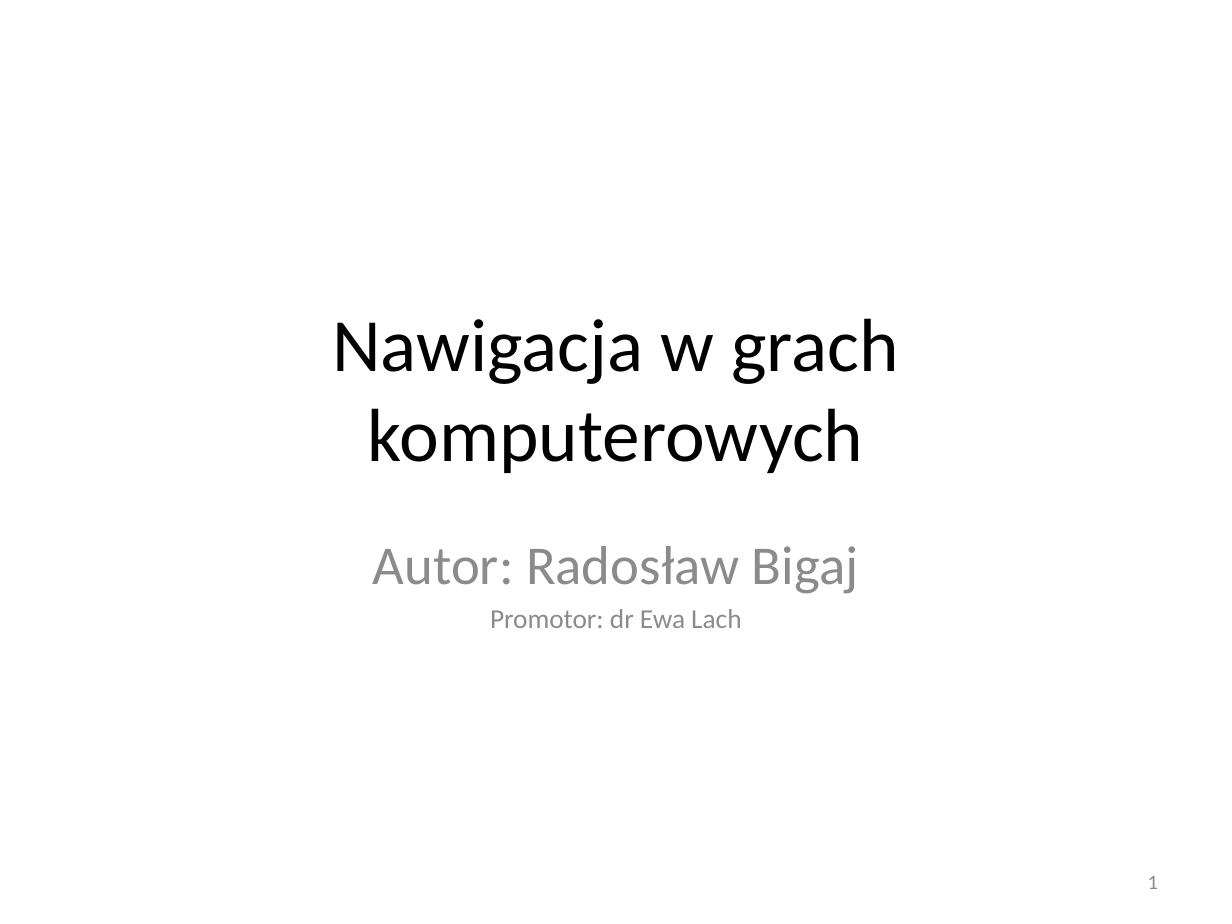
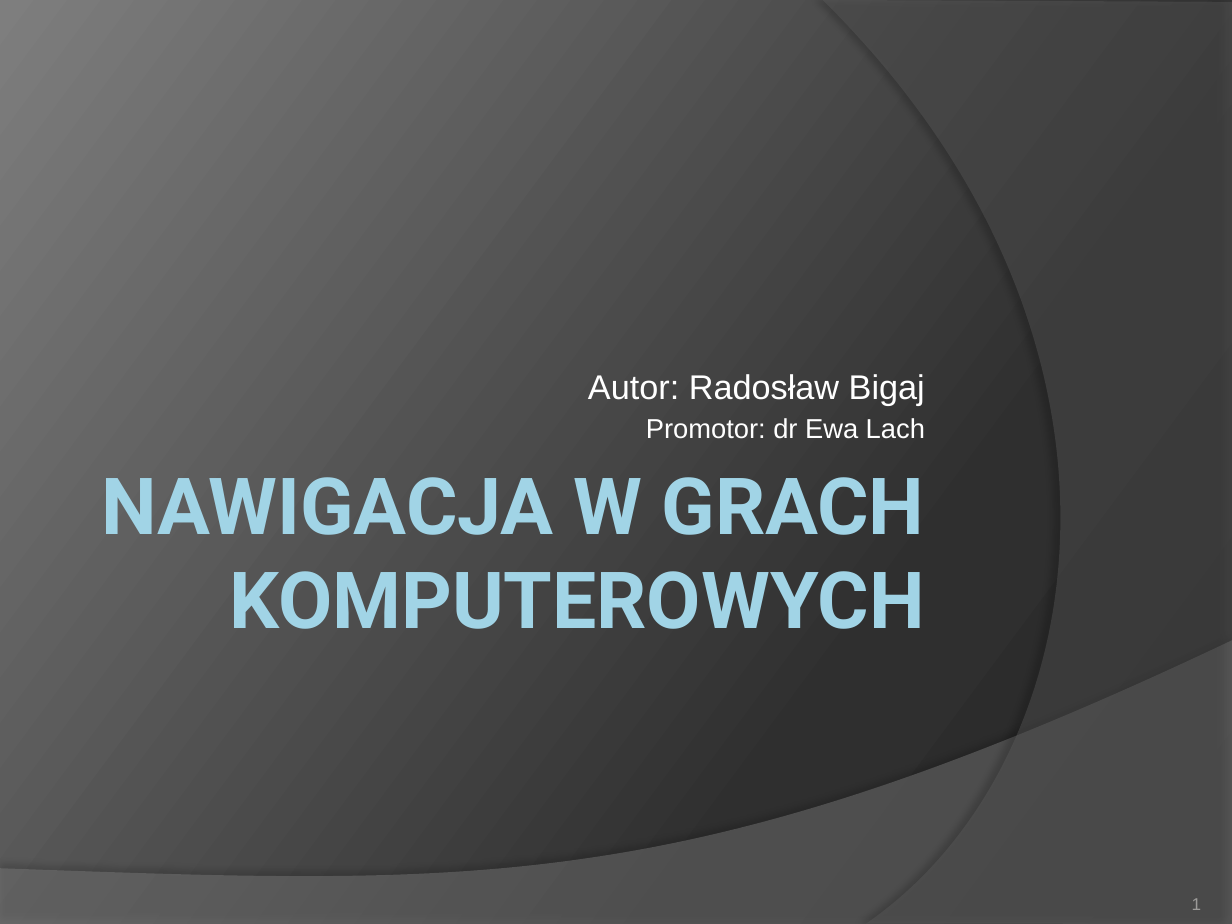
Before and after one commit to sskullgra/Character-Navigation, a slide deck: slide 1 of Nawigacja w grach komputerowych.pptx. Drawn at 1232x924 pixels with LibreOffice and Linux fonts; fonts in the diff are those of the drawing. Boxes give left, top, right and bottom in pixels: in the first picture for what was removed or moved away, otherwise in the second. Text is boxed around its words. In the diff, an @@ line names an element or a change of style, - is before the commit and + after.

```diff
--- a/Nawigacja w grach komputerowych.pptx
+++ b/Nawigacja w grach komputerowych.pptx
@@ background #FFFFFF to gradient #282828 to #2F2F2F to #7E7E7E @@
@@ freeform shape added at <box>823,0,1232,924</box>, fill #5E5E5E at 40% opacity @@
@@ subtitle "Autor: Radosław Bigaj": place and size @@
-subtitle "Autor: Radosław Bigaj" at <box>373,546,858,628</box>
+subtitle "Autor: Radosław Bigaj" at <box>588,374,925,439</box>
@@ subtitle "Autor: Radosław Bigaj" at <box>588,374,925,439</box>: size 32 to 20 pt in "Autor: Radosław Bigaj"; font Calibri to Arial, text colour #8C8C8C to #FFFFFF; alignment centre to right; less space between paragraphs; vertical alignment top to bottom @@
@@ title "NAWIGACJA W GRACH KOMPUTEROWYCH" at <box>101,477,925,629</box>: vertical alignment middle to top @@
@@ title at <box>101,477,925,629</box>: text changed; size 44 to 46 pt; font Calibri to Roboto; text colour #000000 to gradient #A1D4E7 to #58808D; bold on @@
-Nawigacja w grach komputerowych
+NAWIGACJA W GRACH KOMPUTEROWYCH
@@ freeform shape added at <box>0,641,1232,924</box>, fill #7F7F7F at 45% opacity @@
@@ page number: place and size @@
-page number at <box>1148,876,1158,889</box>
+page number at <box>1192,898,1202,910</box>
@@ page number at <box>1192,898,1202,910</box>: size 12 to 10 pt, font Calibri to Arial, text colour #8C8C8C to #9D9B9A; vertical alignment middle to bottom @@
```
Also in this commit, not shown: 11 other slides changed, 1 slide removed.
